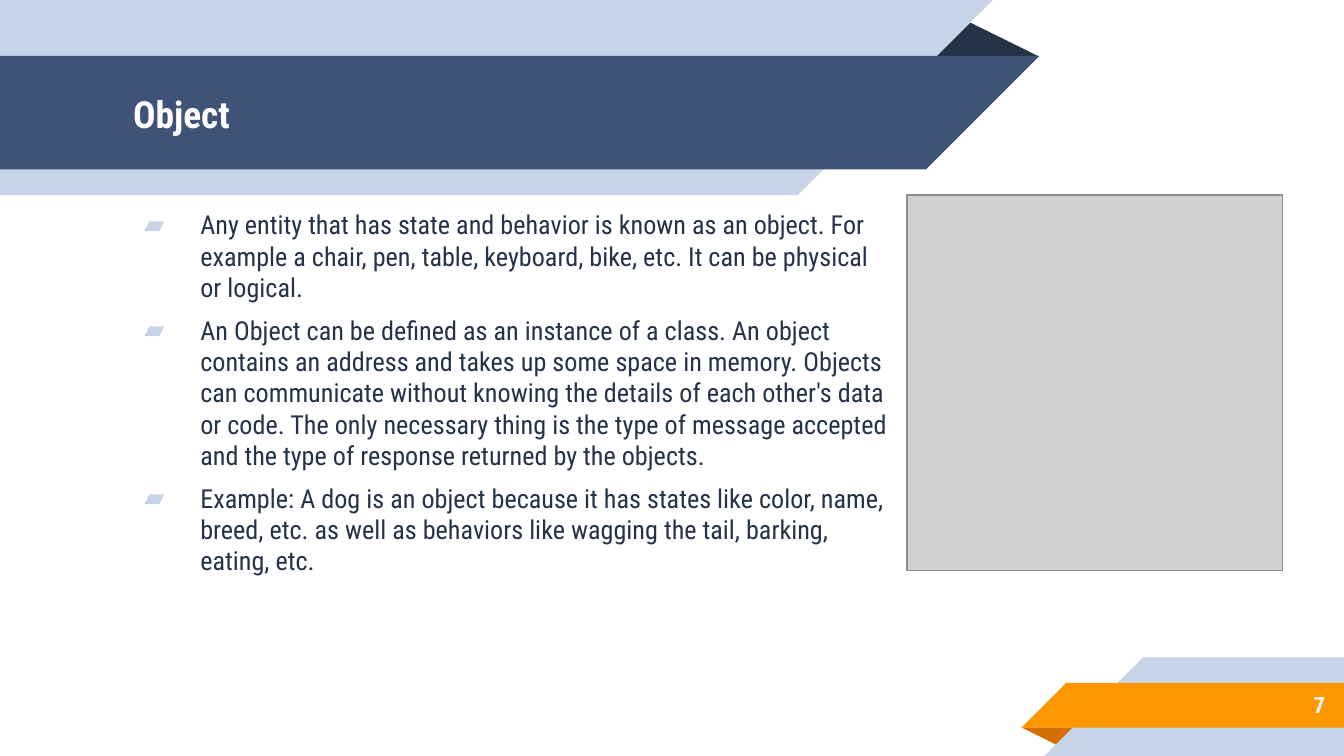
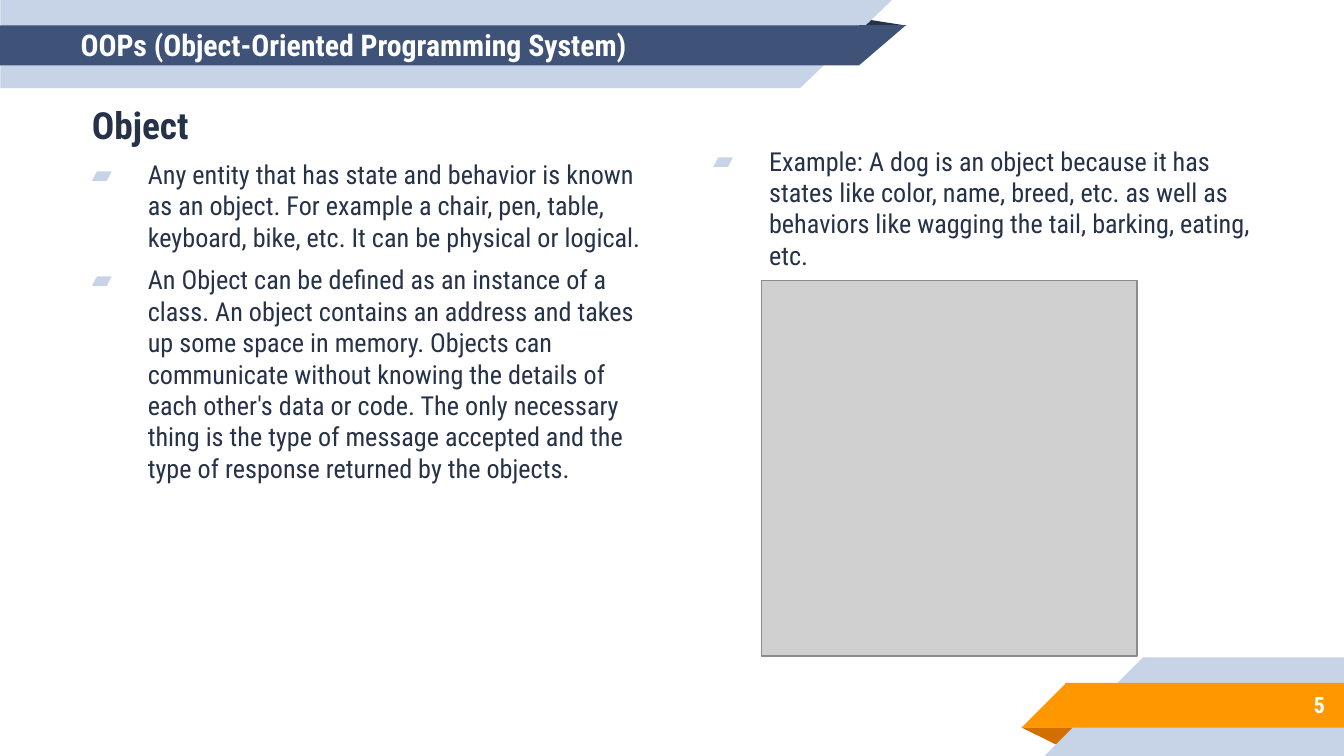
Before and after one commit to aronipurwanto/materi-xa, a slide deck: slide 5 of java/java-logic/Slide-Java-Logic-05.pptx (slide 7 before the commit). Drawn at 1344x756 pixels with LibreOffice and Linux fonts; fonts in the diff are those of the drawing; grey boxes stand for pictures. Boxes give left, top, right and bottom in pixels: in the first picture for what was removed or moved away, otherwise in the second. Text is boxed around its words. In the diff, an @@ line names an element or a change of style, - is before the commit and + after.

Commit message:
commit logic 4

```diff
--- a/java/java-logic/Slide-Java-Logic-05.pptx
+++ b/java/java-logic/Slide-Java-Logic-05.pptx
@@ rectangle: place and size @@
-rectangle at (0, 0, 798, 195)
+rectangle at (0, 0, 800, 89)
@@ rectangle: place and size @@
-rectangle at (0, 56, 926, 169)
+rectangle at (0, 26, 860, 66)
@@ triangle: place and size @@
-triangle at (925, 19, 1039, 56)
+triangle at (745, 8, 907, 26)
@@ right triangle: place and size @@
-right triangle at (798, 0, 993, 195)
+right triangle at (800, 0, 892, 89)
@@ right triangle: place and size @@
-right triangle at (926, 56, 1039, 169)
+right triangle at (859, 26, 906, 66)
@@ title at (81, 32, 626, 63): text changed; size 20 to 16 pt @@
-Object
+OOPs (Object-Oriented Programming System)
@@ text "Object": place and size @@
-text "Object" at (200, 214, 887, 576)
+text "Object" at (92, 111, 641, 484)
@@ text at (92, 111, 189, 147): paragraph added @@
+Object
@@ text added at (769, 151, 1249, 266), 14 pt, text #263248 @@
+▰ Example: A dog is an object because it has states like color, name, breed, etc. as well as behaviors like wagging the tail, barking, eating, etc.
@@ picture: place and size @@
-picture at (907, 195, 1284, 571)
+picture at (762, 281, 1138, 657)
@@ text at (200, 488, 883, 576): paragraph removed @@
-▰ Example: A dog is an object because it has states like color, name, breed, etc. as well as behaviors like wagging the tail, barking, eating, etc.
@@ page number at (1314, 697, 1325, 714): text changed @@
-7
+5
```
Also in this commit, not shown: 6 other slides changed, 5 slides removed, 33 other files.
